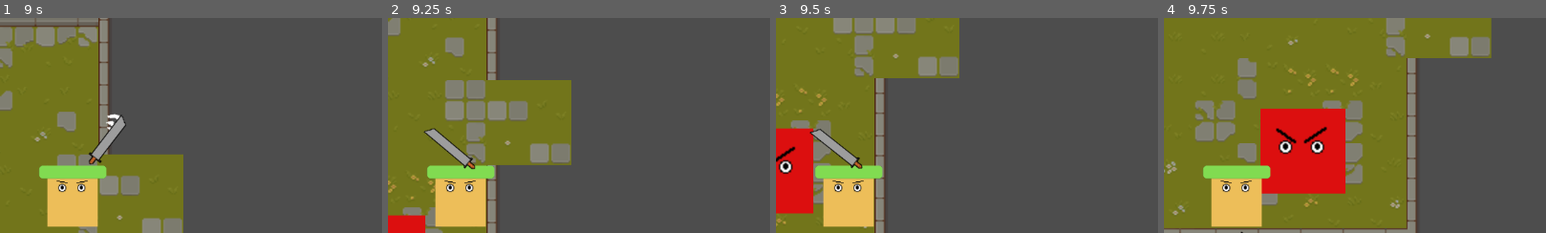
Above: before the commit, frames 1-4 (left to right).
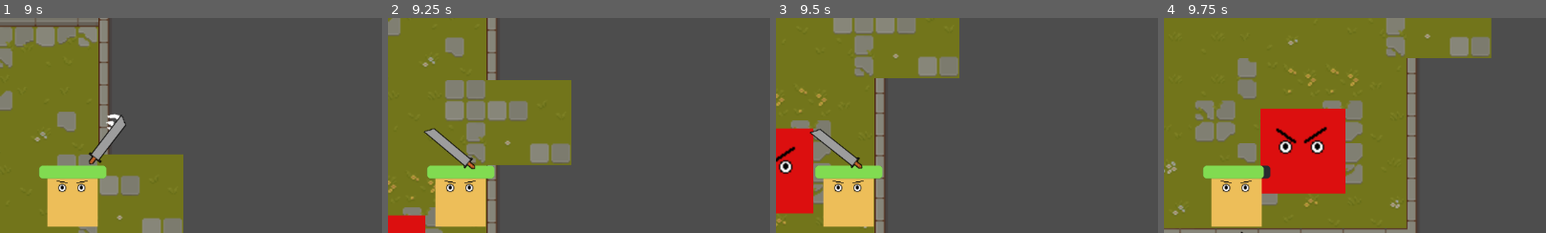
Above: after the commit, the same moments.

Repository: Filip22022/MazePrisoner
Game: Godot game, scene res://game.tscn
Same seed, same stepped clock (60 frames per second), same inputs: the game is played once before the commit and once after it.
Inputs (mouse positions are % of the whole screen's width and height, from its top left):
- Up to frame 1 (9 s): click "Start" at 0.5 s; tap Enter at 1.25, 5.75 s; move the mouse to (72, 45) at 1.27 s; hold D (move_right) 1.28-2.03 s; click (72, 45) at 1.35 s; move the mouse to (30, 55) at 2.02 s; hold S (move_down) 2.03-2.78 s; tap Space (Dash) at 2.1, 3.5, 3.6, 5.1, 6.6, 8.1, 8.75 s; move the mouse to (60, 28) at 2.77 s; hold D (move_right) 2.78-3.53 s; click (60, 28) at 2.85 s; move the mouse to (45, 70) at 3.52 s; hold W (move_up) 3.53-4.28 s; move the mouse to (80, 65) at 4.27 s; hold A (move_left) 4.28-5.78 s; click (80, 65) at 4.35 s; move the mouse to (20, 35) at 5.02 s; move the mouse to (55, 50) at 5.77 s; hold S (move_down) 5.78-6.53 s; click (55, 50) at 5.85 s; move the mouse to (35, 25) at 6.52 s; hold D (move_right) 6.53-7.28 s; move the mouse to (72, 45) at 7.27 s; hold W (move_up) 7.28-8.03 s; click (72, 45) at 7.35 s; move the mouse to (30, 55) at 8.02 s; hold D (move_right) 8.03-8.78 s; move the mouse to (60, 28) at 8.77 s; hold S (move_down) from 8.78 s (still down); click (60, 28) at 8.85 s
- Up to frame 2 (9.25 s): keep holding S (move_down)
- Up to frame 3 (9.5 s): keep holding S (move_down)
- Up to frame 4 (9.75 s): move the mouse to (45, 70) at 9.52 s; release S (move_down) at 9.53 s; hold A (move_left) from 9.53 s (still down); tap Space (Dash) at 9.6 s
The pictures show only the part of the screen within x 40-90%, y 7-57%; the shares and areas given below are measured in that part.

Frames 1-3 are identical in both runs. In frame 4, 0.1% of the frame differs, in the area x 25-28%, y 68-76%.

Commit message:
update player hurtbox

Diff:
--- a/player/player.tscn
+++ b/player/player.tscn
@@ -1,8 +1,9 @@
-[gd_scene load_steps=9 format=3 uid="uid://bjtvug2n8i8vt"]
+[gd_scene load_steps=10 format=3 uid="uid://bjtvug2n8i8vt"]
 
 [ext_resource type="Script" path="res://player/player.gd" id="1_g7hg3"]
 [ext_resource type="Texture2D" uid="uid://bl0syrxdooqvf" path="res://player/player_sprite.png" id="2_3hb6n"]
 [ext_resource type="PackedScene" uid="uid://bavgw8hew7hmh" path="res://sword.tscn" id="3_brsre"]
+[ext_resource type="Script" path="res://nodes/Hurtbox.gd" id="3_y2d3n"]
 
 [sub_resource type="RectangleShape2D" id="RectangleShape2D_mfuw2"]
 size = Vector2(108.333, 44.3334)
@@ -46,7 +47,8 @@
 unique_name_in_owner = true
 scale = Vector2(0.6, 0.6)
 collision_layer = 0
-collision_mask = 2
+collision_mask = 4
+script = ExtResource("3_y2d3n")
 
 [node name="CollisionShape2D" type="CollisionShape2D" parent="HurtBox"]
 position = Vector2(-2.77778, -2.38419e-06)
